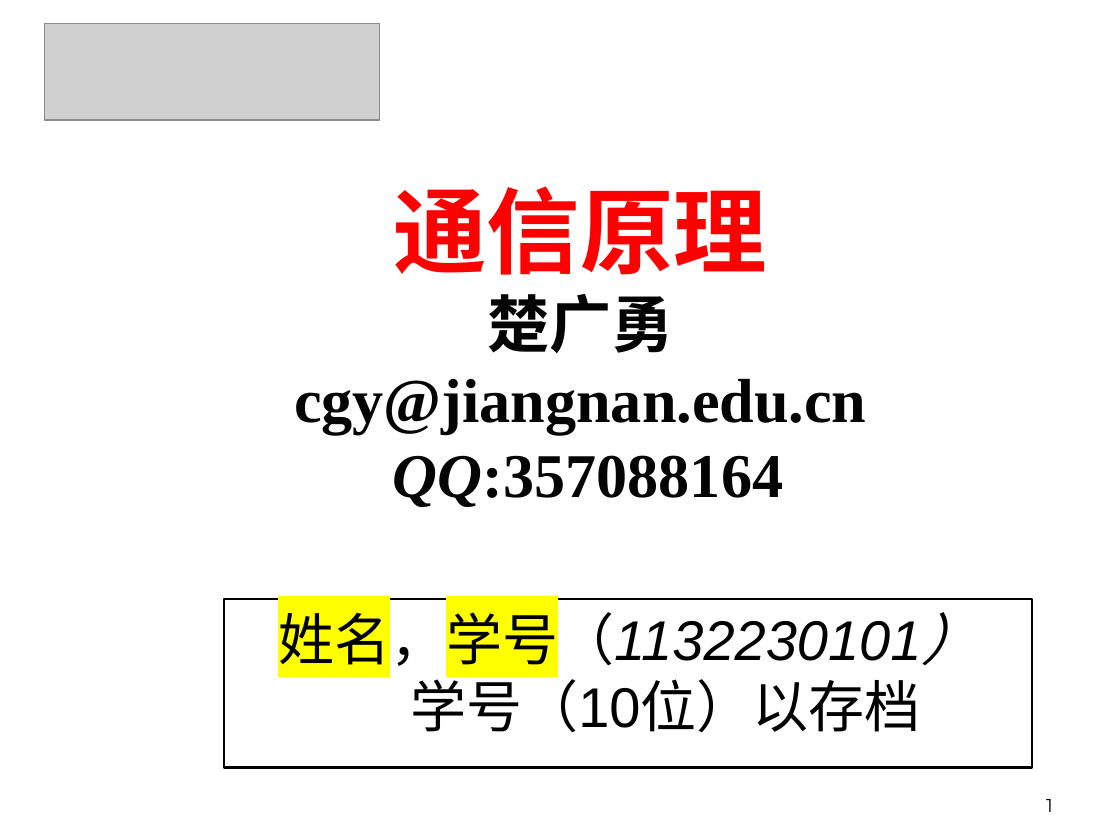
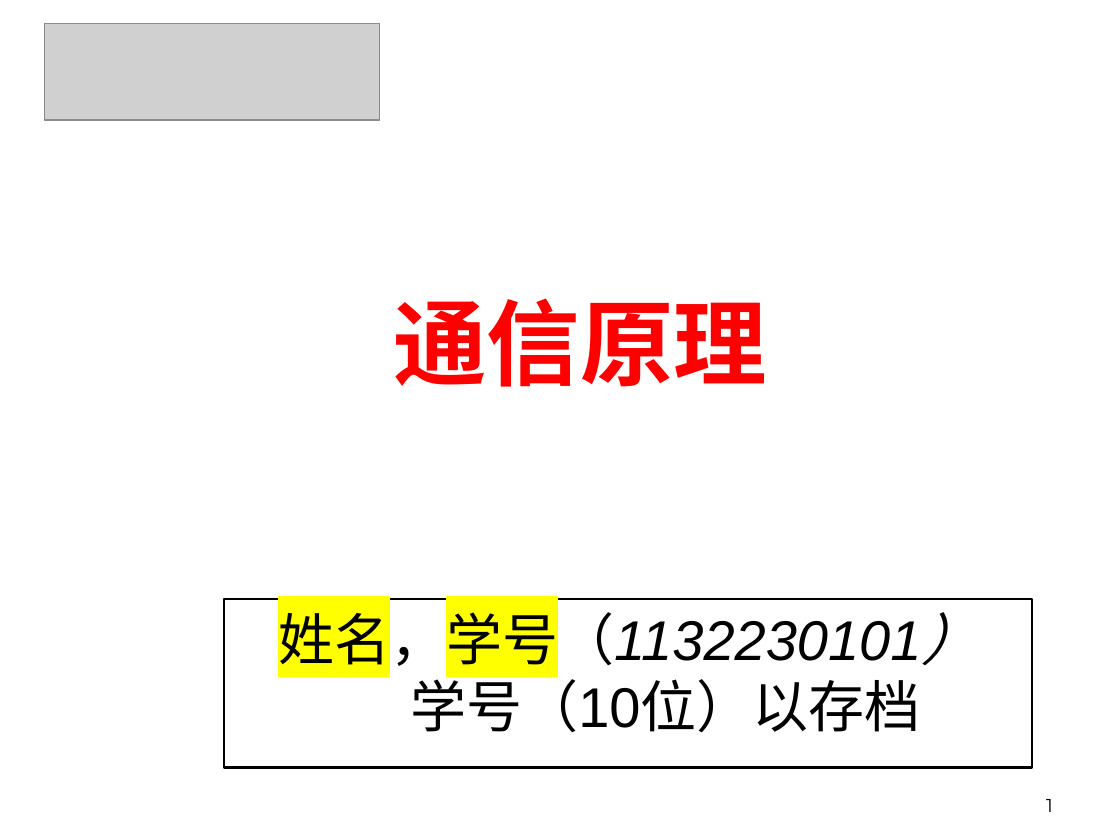
Before and after one commit to Happyday159/course-materials, a slide deck: slide 1 of files/lecture1a.pptx. Drawn at 1120x840 pixels with LibreOffice and Linux fonts; fonts in the diff are those of the drawing; grey boxes stand for pictures. Boxes give left, top, right and bottom in pixels: in the first picture for what was removed or moved away, otherwise in the second. Text is boxed around its words. In the diff, an @@ line names an element or a change of style, - is before the commit and + after.

```diff
--- a/files/lecture1a.pptx
+++ b/files/lecture1a.pptx
@@ text at (294, 294, 867, 507): paragraphs removed @@
-楚广勇
-cgy@jiangnan.edu.cn
-QQ:357088164
```
